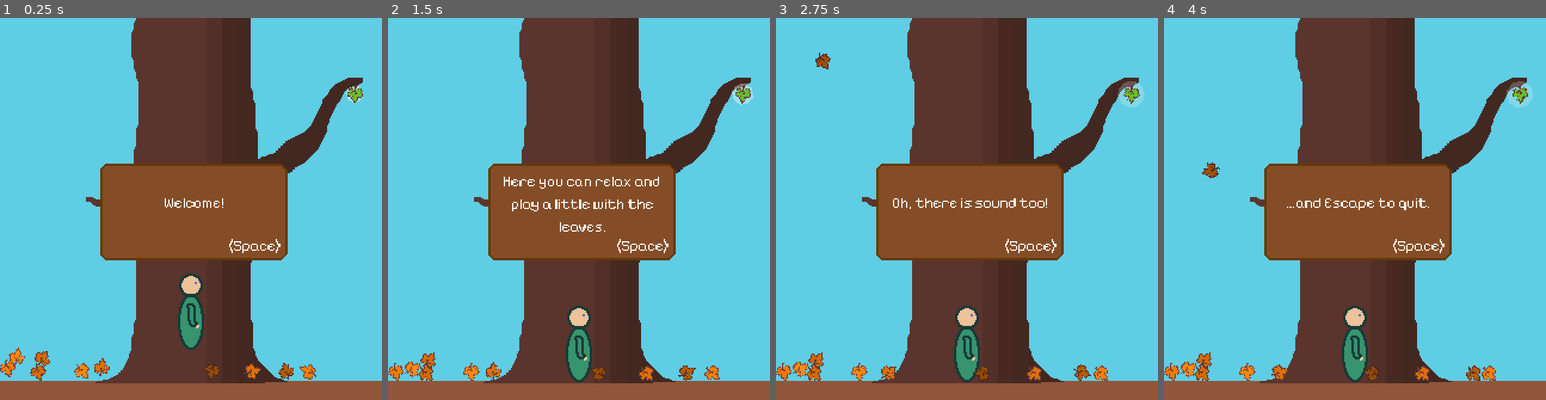
Above: before the commit, frames 1-4 (left to right).
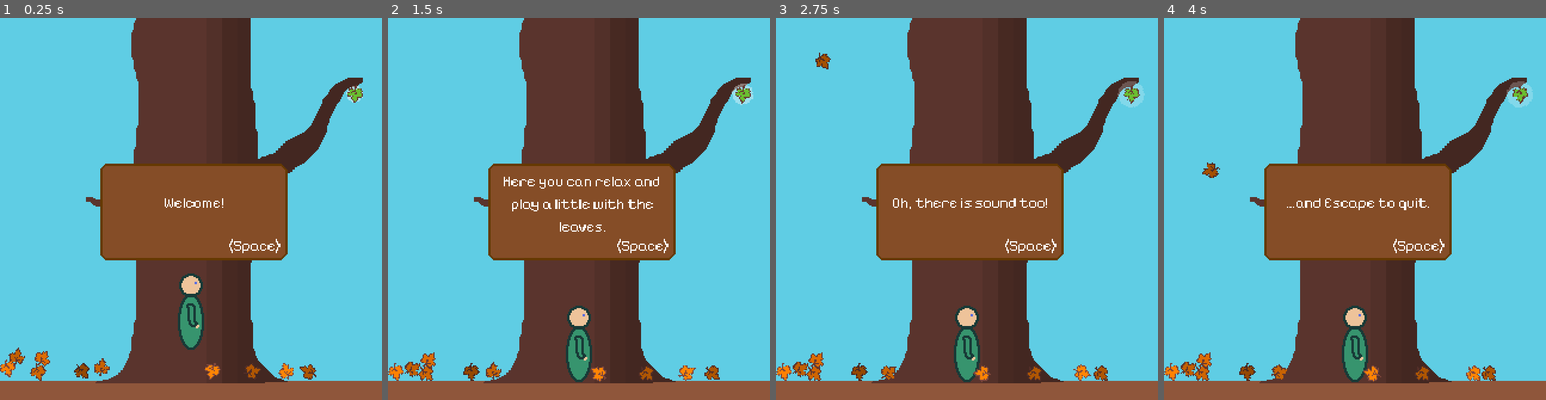
Above: after the commit, the same moments.

Repository: FluffySpectre/playintheleaves
Game: Godot game, scene res://game.tscn
The game is run twice, just before and just after one commit, with the same random seed, the same clock (stepped at 60 frames per second) and the same inputs.
Inputs:
- Up to frame 1 (0.25 s): no input
- Up to frame 2 (1.5 s): hold Shift (run) 0.53-1.28 s; hold D (right) from 0.53 s (still down); tap Space (jump) at 0.77 s; tap Shift (run) at 1.35 s
- Up to frame 3 (2.75 s): tap Space (jump) at 1.52 s; release D (right) at 2.03 s; hold A (left) from 2.03 s (still down); hold Shift (run) from 2.03 s (still down)
- Up to frame 4 (4 s): release A (left) at 2.78 s; release Shift (run) at 2.78 s; hold D (right) from 2.78 s (still down); tap Shift (run) at 2.85 s; tap Space (jump) at 3.02, 3.77 s; hold Shift (run) from 3.53 s (still down)

The runs differ from the first frame. In frame 1, 0.7% of the frame differs, in the area x 2-83%, y 86-95%; in frame 2, 0.7%; in frame 3, 0.7%; in frame 4, 0.7%, in the area x 4-87%, y 90-96%.

Commit message:
Added a new click sound for the dialog + some cleanup

Diff:
--- a/game.tscn
+++ b/game.tscn
@@ -29,7 +29,7 @@
 [ext_resource type="Script" path="res://scripts/dialog_panel.gd" id="22_uymeo"]
 [ext_resource type="Script" path="res://scripts/pause_menu.gd" id="24_pj2oj"]
 [ext_resource type="Texture2D" uid="uid://cvoc1jopi10w3" path="res://sprites/tree.png" id="28_wq2t1"]
-[ext_resource type="AudioStream" uid="uid://ccjx488t5n5nm" path="res://sound/click-2.wav" id="30_ifwco"]
+[ext_resource type="AudioStream" uid="uid://be408pg8381ii" path="res://sound/click_leaves.wav" id="30_c45uc"]
 [ext_resource type="PackedScene" uid="uid://bovpd7ieg7cct" path="res://scenes/tree_head.tscn" id="30_mxs7k"]
 
 [sub_resource type="CircleShape2D" id="CircleShape2D_1vcqp"]
@@ -250,7 +250,7 @@
 theme = ExtResource("20_vd0us")
 script = ExtResource("22_uymeo")
 dialog_texts = Array[String](["Welcome!", "Here you can relax and play a little with the leaves.", "Oh, there is sound too!", "The controls are WASD to move, Space to jump, Shift to Run...", "...and Escape to quit.", "Let it rain!"])
-next_dialog_sound = ExtResource("30_ifwco")
+next_dialog_sound = ExtResource("30_c45uc")
 
 [node name="TextLabel" type="Label" parent="Intro/Panel"]
 layout_mode = 0
--- a/project.godot
+++ b/project.godot
@@ -30,12 +30,16 @@
 "deadzone": 0.5,
 "events": [Object(InputEventKey,"resource_local_to_scene":false,"resource_name":"","device":-1,"window_id":0,"alt_pressed":false,"shift_pressed":false,"ctrl_pressed":false,"meta_pressed":false,"pressed":false,"keycode":0,"physical_keycode":65,"key_label":0,"unicode":97,"echo":false,"script":null)
 , Object(InputEventKey,"resource_local_to_scene":false,"resource_name":"","device":-1,"window_id":0,"alt_pressed":false,"shift_pressed":false,"ctrl_pressed":false,"meta_pressed":false,"pressed":false,"keycode":0,"physical_keycode":4194319,"key_label":0,"unicode":0,"echo":false,"script":null)
+, Object(InputEventJoypadMotion,"resource_local_to_scene":false,"resource_name":"","device":-1,"axis":0,"axis_value":-1.0,"script":null)
+, Object(InputEventJoypadButton,"resource_local_to_scene":false,"resource_name":"","device":-1,"button_index":13,"pressure":0.0,"pressed":true,"script":null)
 ]
 }
 right={
 "deadzone": 0.5,
 "events": [Object(InputEventKey,"resource_local_to_scene":false,"resource_name":"","device":-1,"window_id":0,"alt_pressed":false,"shift_pressed":false,"ctrl_pressed":false,"meta_pressed":false,"pressed":false,"keycode":0,"physical_keycode":68,"key_label":0,"unicode":100,"echo":false,"script":null)
 , Object(InputEventKey,"resource_local_to_scene":false,"resource_name":"","device":-1,"window_id":0,"alt_pressed":false,"shift_pressed":false,"ctrl_pressed":false,"meta_pressed":false,"pressed":false,"keycode":0,"physical_keycode":4194321,"key_label":0,"unicode":0,"echo":false,"script":null)
+, Object(InputEventJoypadMotion,"resource_local_to_scene":false,"resource_name":"","device":-1,"axis":0,"axis_value":1.0,"script":null)
+, Object(InputEventJoypadButton,"resource_local_to_scene":false,"resource_name":"","device":-1,"button_index":14,"pressure":0.0,"pressed":true,"script":null)
 ]
 }
 jump={
@@ -43,21 +47,26 @@
 "events": [Object(InputEventKey,"resource_local_to_scene":false,"resource_name":"","device":-1,"window_id":0,"alt_pressed":false,"shift_pressed":false,"ctrl_pressed":false,"meta_pressed":false,"pressed":false,"keycode":0,"physical_keycode":32,"key_label":0,"unicode":32,"echo":false,"script":null)
 , Object(InputEventKey,"resource_local_to_scene":false,"resource_name":"","device":-1,"window_id":0,"alt_pressed":false,"shift_pressed":false,"ctrl_pressed":false,"meta_pressed":false,"pressed":false,"keycode":0,"physical_keycode":87,"key_label":0,"unicode":119,"echo":false,"script":null)
 , Object(InputEventKey,"resource_local_to_scene":false,"resource_name":"","device":-1,"window_id":0,"alt_pressed":false,"shift_pressed":false,"ctrl_pressed":false,"meta_pressed":false,"pressed":false,"keycode":0,"physical_keycode":4194320,"key_label":0,"unicode":0,"echo":false,"script":null)
+, Object(InputEventJoypadButton,"resource_local_to_scene":false,"resource_name":"","device":-1,"button_index":1,"pressure":0.0,"pressed":true,"script":null)
 ]
 }
 run={
 "deadzone": 0.5,
 "events": [Object(InputEventKey,"resource_local_to_scene":false,"resource_name":"","device":-1,"window_id":0,"alt_press …(182 unchanged characters)…
+, Object(InputEventJoypadButton,"resource_local_to_scene":false,"resource_name":"","device":-1,"button_index":2,"pressure":0.0,"pressed":true,"script":null)
+, Object(InputEventJoypadButton,"resource_local_to_scene":false,"resource_name":"","device":-1,"button_index":0,"pressure":0.0,"pressed":true,"script":null)
 ]
 }
 pause={
 "deadzone": 0.5,
 "events": [Object(InputEventKey,"resource_local_to_scene":false,"resource_name":"","device":-1,"window_id":0,"alt_press …(182 unchanged characters)…
+, Object(InputEventJoypadButton,"resource_local_to_scene":false,"resource_name":"","device":-1,"button_index":6,"pressure":0.0,"pressed":true,"script":null)
 ]
 }
 debug1={
 "deadzone": 0.5,
 "events": [Object(InputEventKey,"resource_local_to_scene":false,"resource_name":"","device":-1,"window_id":0,"alt_pressed":false,"shift_pressed":false,"ctrl_pressed":false,"meta_pressed":false,"pressed":false,"keycode":0,"physical_keycode":91,"key_label":0,"unicode":252,"echo":false,"script":null)
+, Object(InputEventJoypadButton,"resource_local_to_scene":false,"resource_name":"","device":-1,"button_index":4,"pressure":0.0,"pressed":true,"script":null)
 ]
 }
 
--- a/scenes/leaf_rigid.tscn
+++ b/scenes/leaf_rigid.tscn
@@ -1,7 +1,6 @@
-[gd_scene load_steps=6 format=3 uid="uid://cjibll2twb7tt"]
+[gd_scene load_steps=5 format=3 uid="uid://cjibll2twb7tt"]
 
 [ext_resource type="Script" path="res://scripts/set_random_z_index.gd" id="1_b72v7"]
-[ext_resource type="Texture2D" uid="uid://hhae2gykthx0" path="res://sprites/leaf.png" id="1_kan34"]
 [ext_resource type="Texture2D" uid="uid://jsmr8sckk8p4" path="res://sprites/leaf-16x16.png" id="1_up7pm"]
 [ext_resource type="Script" path="res://scripts/destroy_if_offscreen.gd" id="2_8x61r"]
 [ext_resource type="Script" path="res://scripts/adjust_color.gd" id="2_ha7bg"]
@@ -18,15 +17,10 @@
 scale = Vector2(0.5, 0.5)
 polygon = PackedVector2Array(-1, -9, 0, -12, 2, -12, 6, -12, 6, -13, 8, -13, 8, -6, 10, -4, 6, -2, 6, 0, 10, 0, 13, 3,  …(208 unchanged characters)…
 
-[node name="Sprite2D_16x16" type="Sprite2D" parent="."]
+[node name="Sprite2D" type="Sprite2D" parent="."]
 texture = ExtResource("1_up7pm")
 hframes = 2
 script = ExtResource("2_ha7bg")
 
-[node name="Sprite2D" type="Sprite2D" parent="."]
-visible = false
-scale = Vector2(0.5, 0.5)
-texture = ExtResource("1_kan34")
-
 [node name="DestroyIfOffscren" type="VisibleOnScreenNotifier2D" parent="."]
 script = ExtResource("2_8x61r")
--- a/scenes/tree_head.tscn
+++ b/scenes/tree_head.tscn
@@ -21,7 +21,7 @@
 radius = 7.07107
 
 [sub_resource type="RectangleShape2D" id="RectangleShape2D_0i3w7"]
-size = Vector2(28, 7)
+size = Vector2(12, 12)
 
 [node name="TreeHead" type="Node2D"]
 
@@ -160,7 +160,7 @@
 collision_mask = 2
 
 [node name="CollisionShape2D" type="CollisionShape2D" parent="Mouth/StaticBody2D"]
-position = Vector2(0, 20)
+position = Vector2(0, 22.25)
 shape = SubResource("RectangleShape2D_0i3w7")
 
 [node name="RandomMovement" type="Node" parent="." node_paths=PackedStringArray("target_node")]
Not shown, added: sound/click_leaves.wav.import
Not shown, added: sound/click_leaves.wav
